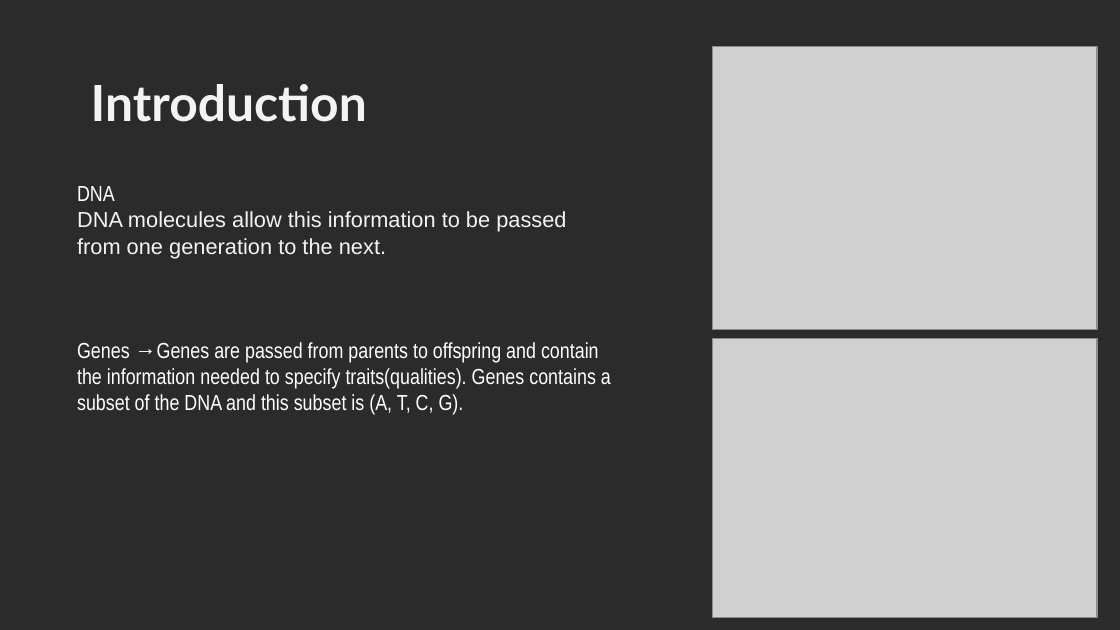
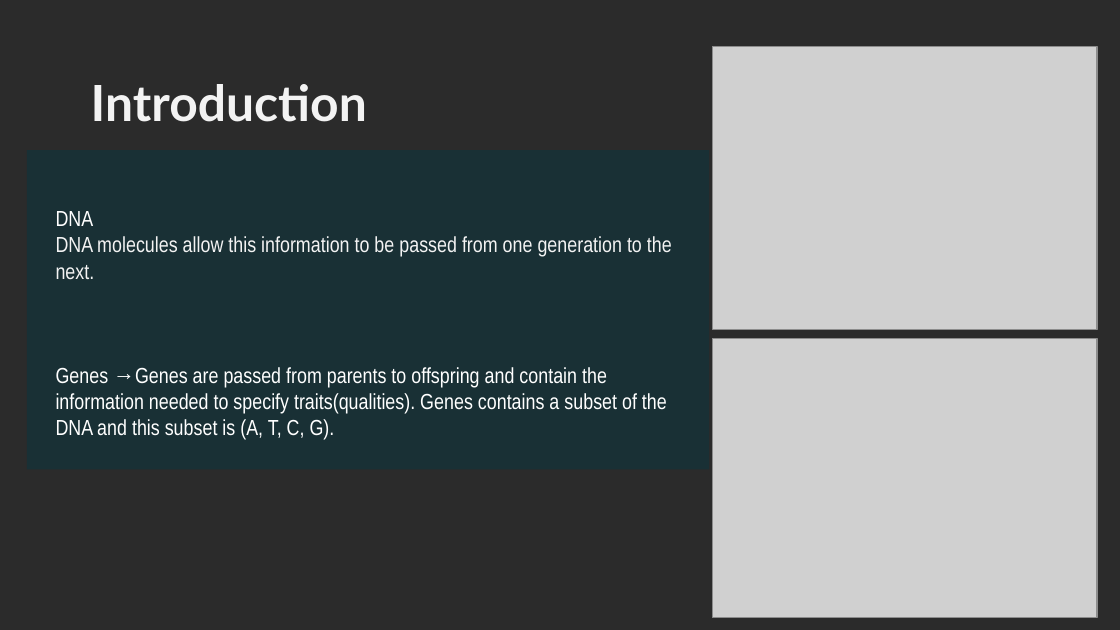
Before and after one commit to YoussifAssem/Genatac, a slide deck: slide 3 of E-Genetics/presentations/new presentation.pptx. Drawn at 1120x630 pixels with LibreOffice and Linux fonts; fonts in the diff are those of the drawing; grey boxes stand for pictures; background and template pictures are left out; a plain dark background stands for a picture behind light text. Boxes give left, top, right and bottom in pixels: in the first picture for what was removed or moved away, otherwise in the second. Text is boxed around its words. In the diff, an @@ line names an element or a change of style, - is before the commit and + after.

```diff
--- a/E-Genetics/presentations/new presentation.pptx
+++ b/E-Genetics/presentations/new presentation.pptx
@@ rectangle "DNA": place and size @@
-rectangle "DNA" at [77, 186, 611, 415]
+rectangle "DNA" at [27, 150, 709, 469]
@@ rectangle "DNA" at [27, 150, 709, 469]: fill none to #0C343D at 57% opacity @@
@@ text in rectangle at [56, 236, 672, 280]: font Arial to Arial Narrow in "DNA molecules allow this information to be ..." @@
```
Also in this commit, not shown: 5 other slides changed.
